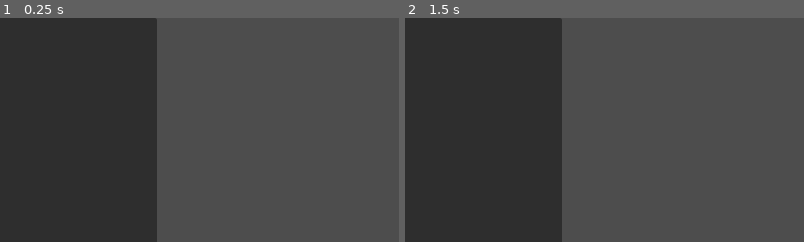
Above: before the commit, frames 1-2 (left to right).
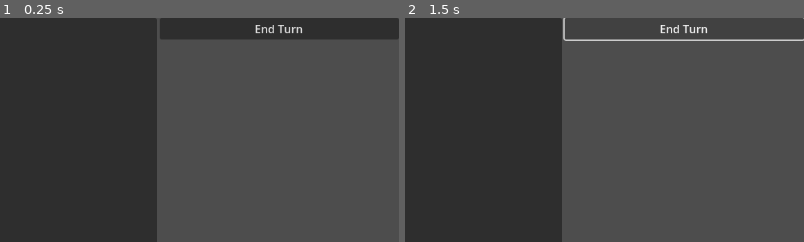
Above: after the commit, the same moments.

Repository: aartcmeijer-hash/silt
Game: Godot game, scene res://scenes/MainUI.tscn
Same seed, same stepped clock (60 frames per second), same inputs: the game is played once before the commit and once after it. The project has no main scene, so this scene is started directly.
Inputs (mouse positions are % of the whole screen's width and height, from its top left):
- Up to frame 1 (0.25 s): no input
- Up to frame 2 (1.5 s): click (85, 2) at 0.5 s, where only the run after the commit has a clickable "End Turn"; click (85, 2) at 1.25 s, where only the run after the commit has a clickable "End Turn"
The pictures show only the part of the screen within x 50-100%, y 0-50%; the shares and areas given below are measured in that part.

The runs differ from the first frame. In frame 1, 5.5% of the frame differs, in the area x 40-100%, y 0-10%; in frame 2, 0.8%.

Commit message:
Fix overlapping UI input handling
- Set GridPlaceholder mouse_filter to Ignore (2) to allow grid input.
- Set HUDContainer mouse_filter to Stop (0) to block grid input on UI click.
- Add "End Turn" button to HUDContainer.
- Verify GridManager uses _unhandled_input for grid selection.

Diff:
--- a/scenes/MainUI.tscn
+++ b/scenes/MainUI.tscn
@@ -18,6 +18,7 @@
 size_flags_horizontal = 3
 size_flags_vertical = 3
 size_flags_stretch_ratio = 0.7
+mouse_filter = 2
 
 [node name="Label" type="Label" parent="MainContainer/GridPlaceholder"]
 layout_mode = 1
@@ -39,6 +40,11 @@
 size_flags_horizontal = 3
 size_flags_vertical = 3
 size_flags_stretch_ratio = 0.3
+mouse_filter = 0
+
+[node name="EndTurnButton" type="Button" parent="MainContainer/HUDContainer"]
+layout_mode = 2
+text = "End Turn"
 
 [node name="Chronicle" parent="MainContainer/HUDContainer" instance=ExtResource("2_chronicle")]
 layout_mode = 2
--- a/scripts/MainUI.gd
+++ b/scripts/MainUI.gd
@@ -3,6 +3,7 @@
 @onready var main_container = $MainContainer
 @onready var grid_placeholder = $MainContainer/GridPlaceholder
 @onready var hud_container = $MainContainer/HUDContainer
+@onready var end_turn_button = $MainContainer/HUDContainer/EndTurnButton
 
 # Using 1.0 as the threshold for Landscape/Portrait.
 # > 1.0 is Landscape, <= 1.0 is Portrait.
@@ -10,7 +11,12 @@
 
 func _ready():
 	get_tree().root.size_changed.connect(_on_viewport_resized)
+	if end_turn_button:
+		end_turn_button.pressed.connect(_on_end_turn_pressed)
 	_apply_layout()
+
+func _on_end_turn_pressed():
+	print("End Turn pressed")
 
 func _on_viewport_resized():
 	_apply_layout()
